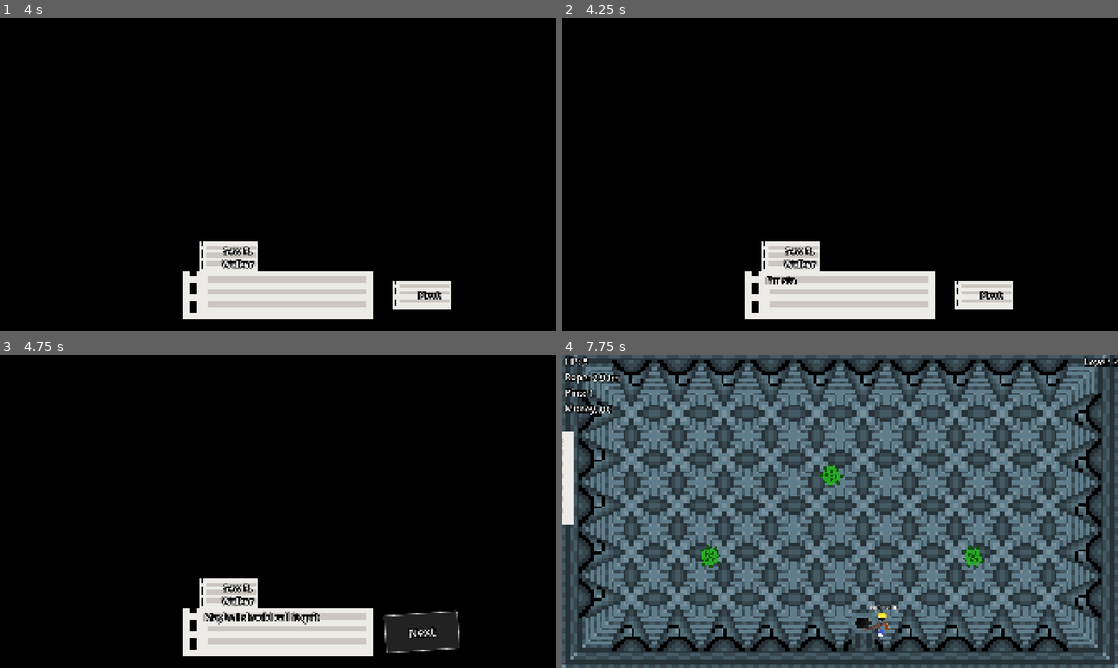
Above: before the commit, frames 1-4 (two rows, left to right).
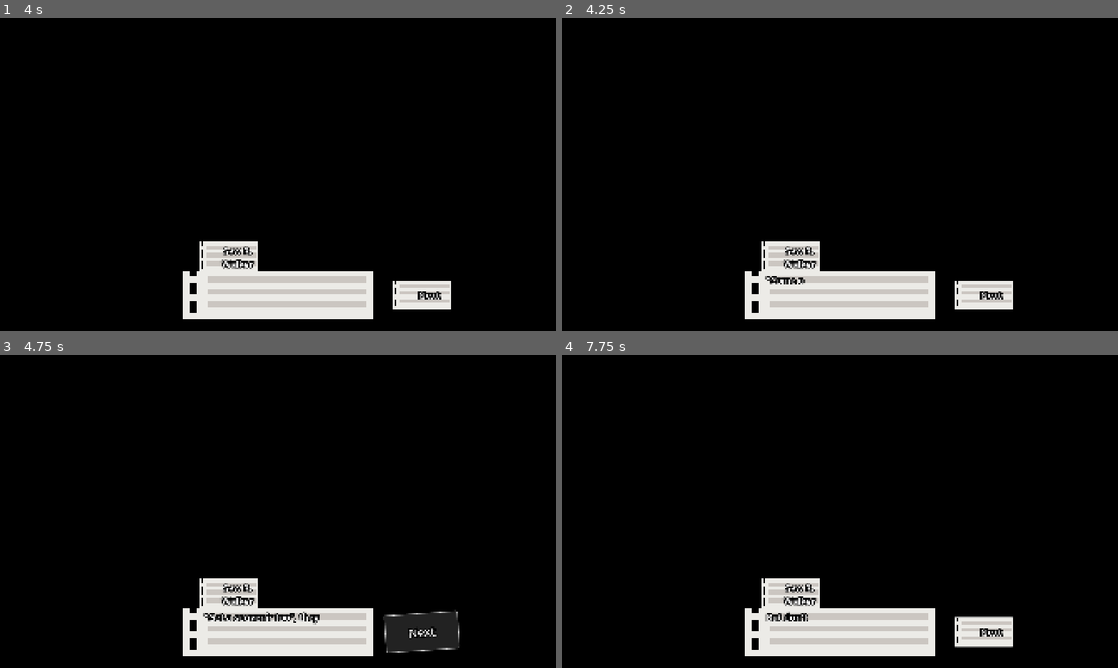
Above: after the commit, the same moments.

Repository: PlastusMaximus/LudumDare58
Game: Godot game, scene res://scenes/ui/menus/main_menu.tscn
Same seed, same stepped clock (60 frames per second), same inputs: the game is played once before the commit and once after it.
Inputs (mouse positions are in pixels of both pictures, inside the frame that each line leads up to):
- Up to frame 1 (4 s): click "Start Game" at 0.5 s; click "Start Game" at 1.25 s; move the mouse to (400, 158) at 2.02 s; hold D (walk_right) 2.03-2.78 s; hold F (Freeze) 2.03-2.78 s; move the mouse to (166, 190) at 2.77 s; hold S (walk_down) 2.78-3.53 s; tap E (interact) at 2.85 s; move the mouse to (333, 105) at 3.52 s; hold D (walk_right) from 3.53 s (still down); hold Space (tutorial) from 3.53 s (still down)
- Up to frame 2 (4.25 s): keep holding D (walk_right); keep holding Space (tutorial)
- Up to frame 3 (4.75 s): release D (walk_right) at 4.25 s; release Space (tutorial) at 4.25 s; click "Next" at 4.25 s
- Up to frame 4 (7.75 s): click "Next" at 5 s; tap Enter at 5.75 s; move the mouse to (812, 574) at 5.77 s; hold W (walk_up) 5.78-6.53 s; tap F (Freeze) at 5.85 s; move the mouse to (1006, 558) at 6.52 s; hold E (interact) 6.53-7.28 s; hold A (walk_left) from 6.53 s (still down); move the mouse to (673, 464) at 7.27 s; tap Space (tutorial) at 7.35 s

Frame 1 is identical in both runs. In frame 2, 0.1% of the frame differs, in the area x 36-44%, y 82-86%; in frame 3, 0.4%; in frame 4, 96%, in the area x 0-100%, y 0-100%.

Commit message:
Stat Manager Typo

Diff:
--- a/scripts/managers/stat_manager.gd
+++ b/scripts/managers/stat_manager.gd
@@ -2,7 +2,7 @@
 
 ##The time that UI elements are supposed to take when moving
 @export_range(0.1,3) var ui_speed: float = 1
-@export var level: int = 2
+@export var level: int = 0
 @export var hp: int = 5
 @export var rope: float = 300
 @export var pins: int = 1
